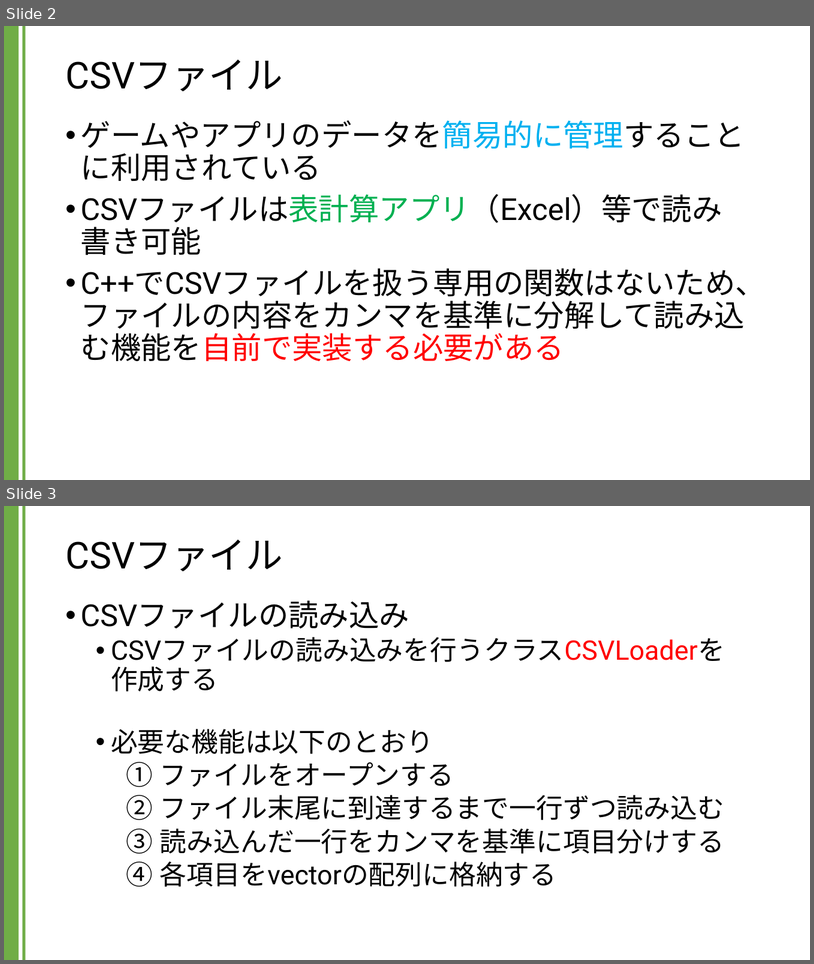
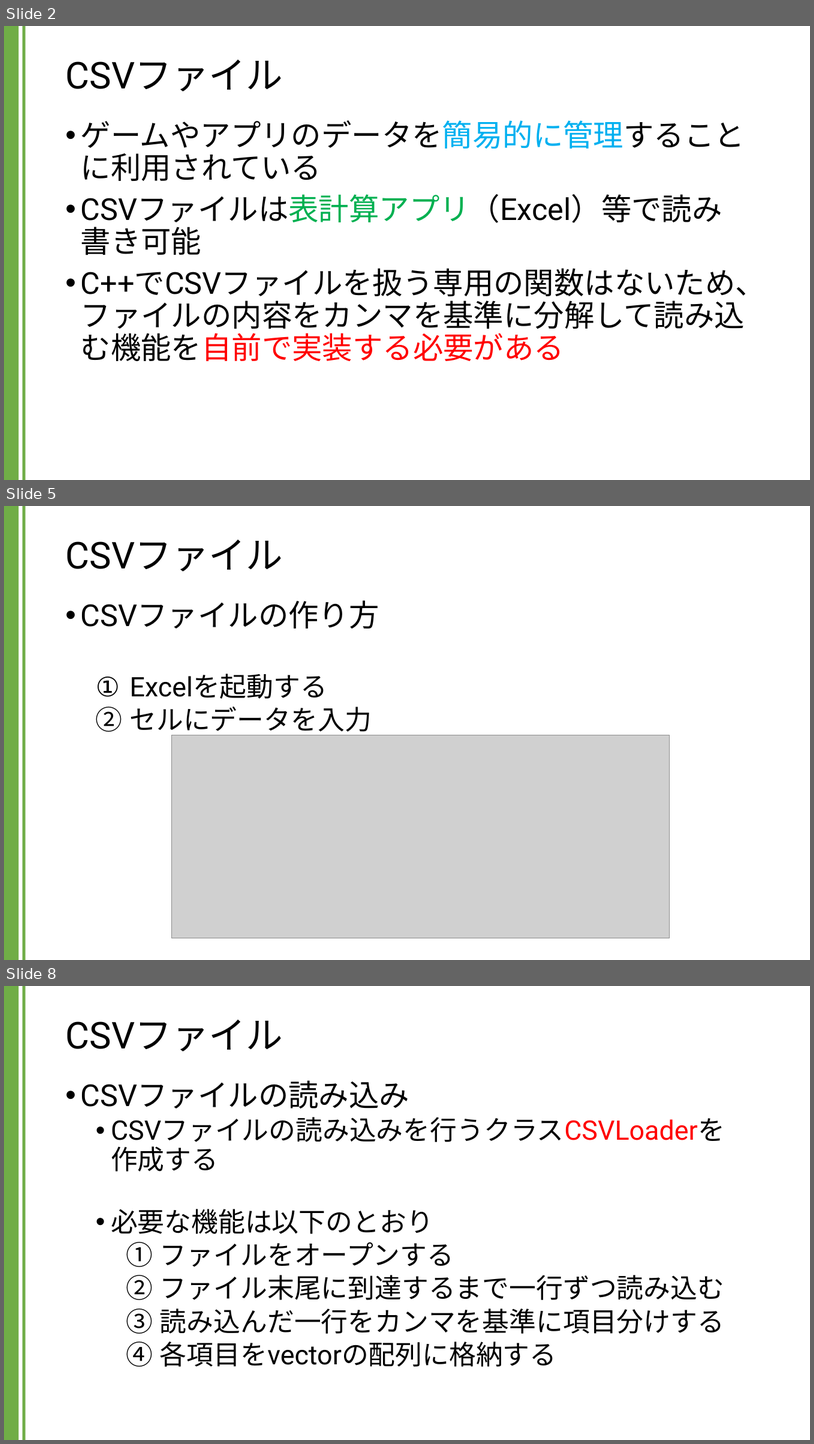
Before and after one commit to kic-murata/cpp2024, a slide deck: 授業資料/講義資料：CSVファイル.pptx. Shown one above the other, each under a label of ours: slides 2 and 3 before the commit, slides 2, 5 and 8 after it; the slides between them are not shown. The pictures are 814x964 and 814x1444 pixels, drawn with LibreOffice and Linux fonts; fonts in the diff are those of the drawing; grey boxes stand for pictures. Boxes give left, top, right and bottom in pixels: in the first picture for what was removed or moved away, otherwise in the second. Text is boxed around its words. In the diff, an @@ line names an element or a change of style, - is before the commit and + after.

```diff
--- a/授業資料/講義資料：CSVファイル.pptx
+++ b/授業資料/講義資料：CSVファイル.pptx
@@ slide 5 added at (4,506,810,960), background #FFFFFF; not listed: 2 template elements that a slide beside it also shows @@
@@ title added at (65,540,282,571), 44 pt, text #000000 @@
+CSVファイル
@@ text added at (81,600,380,736), 32 pt, text #000000 @@
+• CSVファイルの作り方
+  1. Excelを起動する
+  2. セルにデータを入力
@@ picture added at (172,735,670,938) @@
@@ what was slide 3 is now slide 8 @@
```
Also in this commit, not shown: 4 other slides added.
